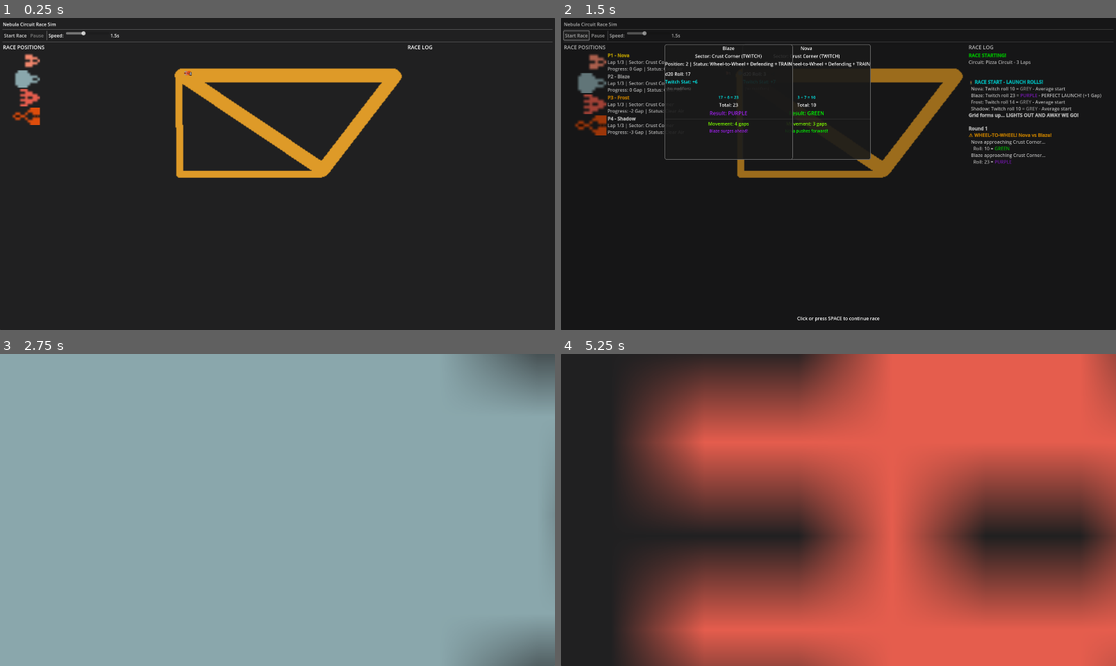
Above: before the commit, frames 1-4 (two rows, left to right).
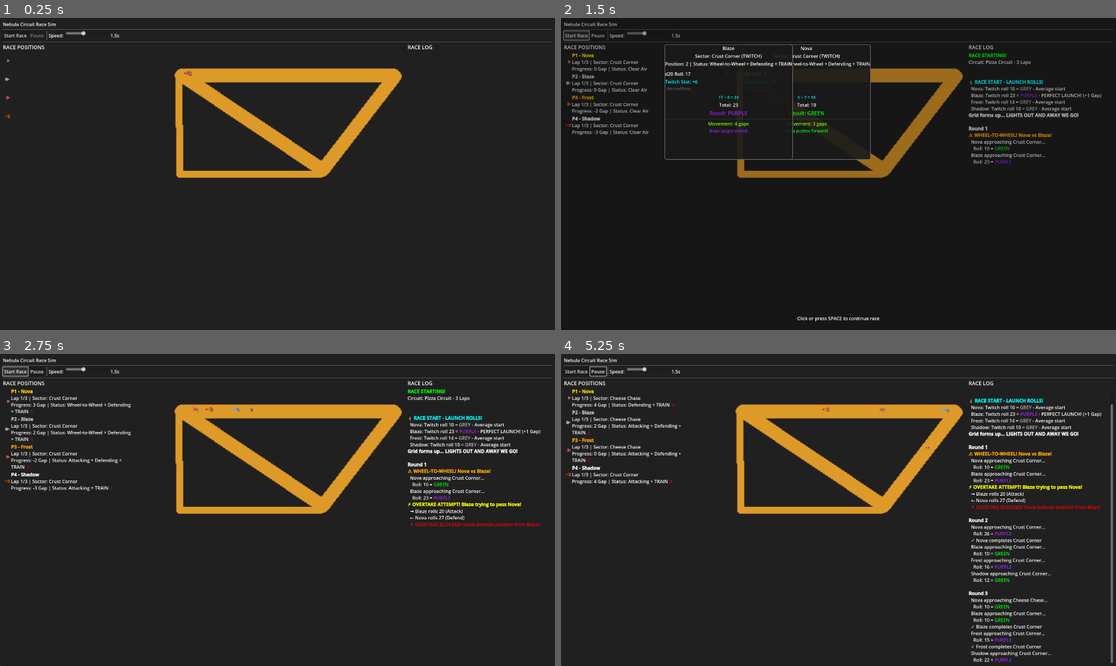
Above: after the commit, the same moments.

Repository: computersaucegames/nc
Game: Godot game, scene res://scenes/tests/RaceTestScene.tscn
The game is run twice, just before and just after one commit, with the same random seed, the same clock (stepped at 60 frames per second) and the same inputs. The project has no main scene, so this scene is started directly.
Inputs (mouse positions are in pixels of both pictures, inside the frame that each line leads up to):
- Up to frame 1 (0.25 s): no input
- Up to frame 2 (1.5 s): click "Start Race" at 0.5 s; click "Start Race" at 1.25 s
- Up to frame 3 (2.75 s): click "Start Race" at 2 s
- Up to frame 4 (5.25 s): click (599, 372) at 2.75 s, where only the run after the commit has a clickable "Pause"; click (599, 372) at 3.5 s, where only the run after the commit has a clickable "Resume"; move the mouse to (960, 494) at 4.27 s; click (960, 494) at 4.42 s; move the mouse to (727, 525) at 5.02 s; click (727, 525) at 5.17 s

The runs differ from the first frame. In frame 1, 0.6% of the frame differs, in the area x 0-8%, y 11-35%; in frame 2, 1.7%; in frame 3, 100%, in the area x 0-100%, y 0-100%; in frame 4, 83%.

Commit message:
Fix sprite icon sizing and animation issues
- Reduced sprite size from 32x32 to 24x24 for better proportions
- Changed expand_mode to EXPAND_KEEP_SIZE to prevent unwanted growth
- Added size_flags to keep sprites from expanding with container
- Fixed animation to only modulate the label, not the sprite
  (prevents color conflicts with sprite's existing modulate)
- Reduced scale pulse from 1.05 to 1.02 to prevent overflow
- Resolves crash when entering focus mode

Diff:
--- a/scripts/ui/PilotStatusPanel.gd
+++ b/scripts/ui/PilotStatusPanel.gd
@@ -56,9 +56,11 @@
 
 		# Add sprite
 		var sprite = TextureRect.new()
-		sprite.expand_mode = TextureRect.EXPAND_FIT_WIDTH_PROPORTIONAL
-		sprite.custom_minimum_size = Vector2(32, 32)
+		sprite.expand_mode = TextureRect.EXPAND_KEEP_SIZE
 		sprite.stretch_mode = TextureRect.STRETCH_KEEP_ASPECT_CENTERED
+		sprite.custom_minimum_size = Vector2(24, 24)
+		sprite.size_flags_horizontal = Control.SIZE_SHRINK_BEGIN
+		sprite.size_flags_vertical = Control.SIZE_SHRINK_CENTER
 		var pod_index = p_idx % POD_SPRITES.size()
 		sprite.texture = load(POD_SPRITES[pod_index])
 		sprite.modulate = PILOT_COLORS[p_idx % PILOT_COLORS.size()]
@@ -147,15 +149,20 @@
 
 # Animate a pilot label when its position changes
 func animate_position_change(container: HBoxContainer):
+	# Get the label from the container (not the sprite, to avoid modulate conflicts)
+	var label = container.get_child(1) if container.get_child_count() > 1 else null
+	if label == null:
+		return
+
 	# Create a brief highlight animation to show movement
 	var tween = create_tween()
 	tween.set_parallel(true)
 
-	# Flash effect with a bright highlight
-	container.modulate = Color(1.5, 1.5, 1.0)  # Bright yellow
-	tween.tween_property(container, "modulate", Color.WHITE, 0.5).set_ease(Tween.EASE_OUT).set_trans(Tween.TRANS_QUAD)
+	# Flash effect with a bright highlight (only on the label, not the sprite)
+	label.modulate = Color(1.5, 1.5, 1.0)  # Bright yellow
+	tween.tween_property(label, "modulate", Color.WHITE, 0.5).set_ease(Tween.EASE_OUT).set_trans(Tween.TRANS_QUAD)
 
-	# Scale pulse effect
+	# Scale pulse effect on the whole container
 	var original_scale = container.scale
-	container.scale = Vector2(1.05, 1.05)
+	container.scale = Vector2(1.02, 1.02)  # Reduced from 1.05 to prevent overflow
 	tween.tween_property(container, "scale", original_scale, 0.5).set_ease(Tween.EASE_OUT).set_trans(Tween.TRANS_ELASTIC)
